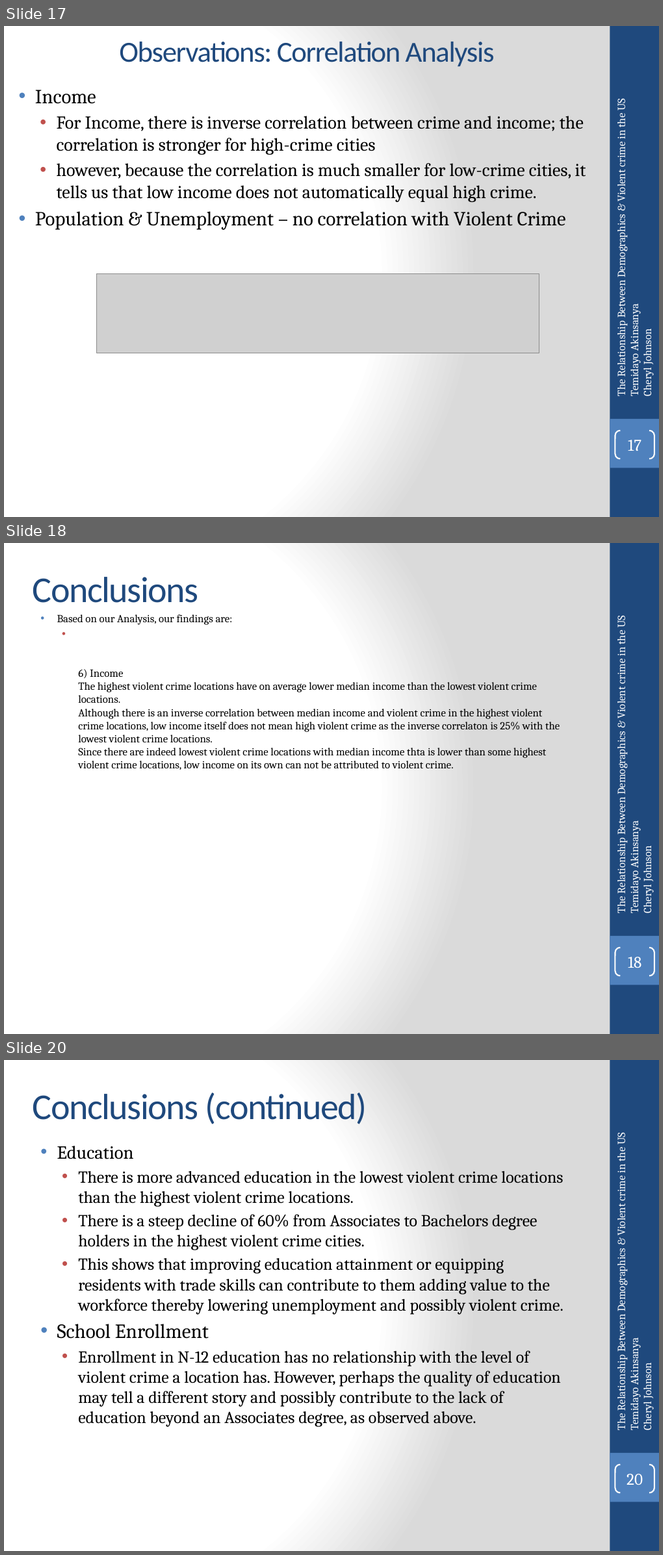
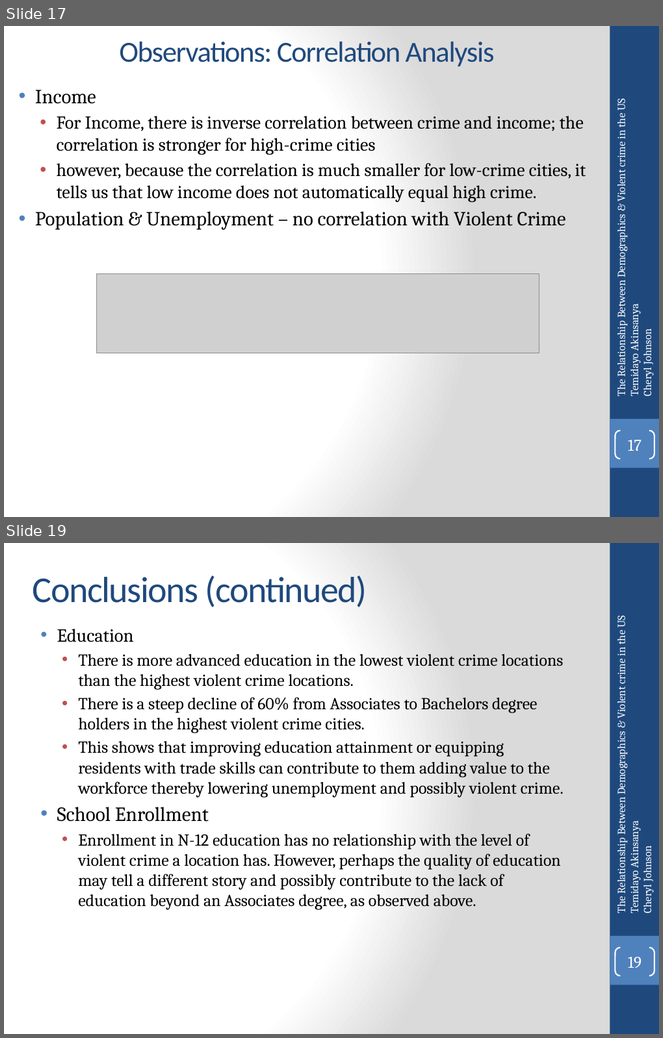
Before and after one commit to temidayo1234/National_ViolentCrime_Analysis, a slide deck: Data Analytics Bootcamp Project 1.pptx. Shown one above the other, each under a label of ours: slides 17, 18 and 20 before the commit, slides 17 and 19 after it; the slides between them are not shown. The pictures are 663x1555 and 663x1038 pixels, drawn with LibreOffice and Linux fonts; fonts in the diff are those of the drawing; grey boxes stand for pictures. Boxes give left, top, right and bottom in pixels: in the first picture for what was removed or moved away, otherwise in the second. Text is boxed around its words. In the diff, an @@ line names an element or a change of style, - is before the commit and + after.

```diff
--- a/Data Analytics Bootcamp Project 1.pptx
+++ b/Data Analytics Bootcamp Project 1.pptx
@@ slide 18 removed at bbox=[4, 543, 659, 1034], background gradient #FFFFFF to #DADADA; not listed: 2 template elements that a slide beside it also shows @@
@@ title removed at bbox=[33, 577, 199, 603] @@
-Conclusions
@@ text removed at bbox=[57, 615, 560, 770] @@
-• Based on our Analysis, our findings are:
-  • 6) Income
-    The highest violent crime locations have on average lower median income than the lowest violent crime locations.
-    Although there is an inverse correlation between median income and violent crime in the highest violent crime locations, low income itself does not mean high violent crime as the inverse correlaton is 25% with the lowest violent crime locations.
-    Since there are indeed lowest violent crime locations with median income thta is lower than some highest violent crime locations, low income on its own can not be attributed to violent crime.
@@ text removed at bbox=[614, 616, 655, 913] @@
-The Relationship Between Demographics & Violent crime in the US
-Temidayo Akinsanya
-Cheryl Johnson
@@ page number removed at bbox=[615, 948, 655, 976] @@
-18
@@ what was slide 20 is now slide 19 @@
@@ page number at bbox=[628, 957, 642, 968]: text changed @@
-20
+19
```
Also in this commit, not shown: 1 slide changed, 1 other file.
